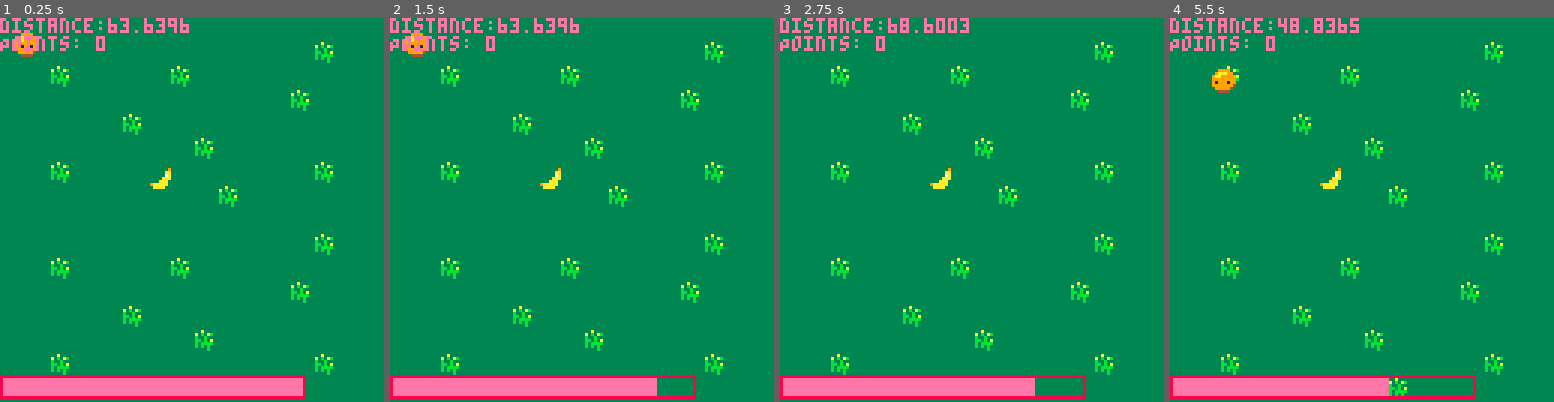
Above: before the commit, frames 1-4 (left to right).
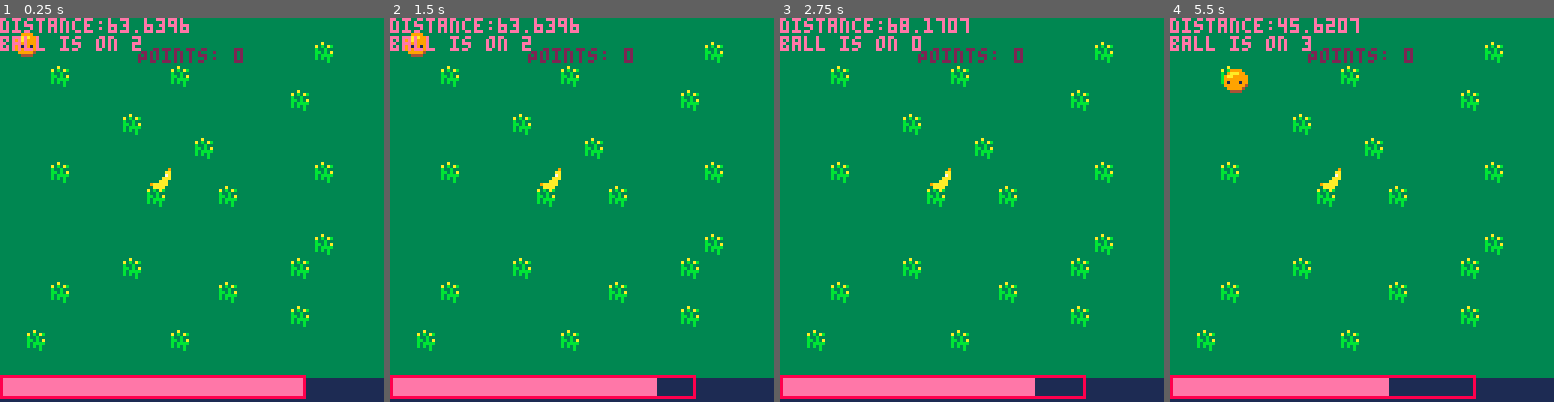
Above: after the commit, the same moments.

Repository: douglashellowell/pico_game
Game: PICO-8 cartridge pinkcirc.p8
Same seed, same stepped clock (60 frames per second), same inputs: the game is played once before the commit and once after it.
Inputs:
- Up to frame 1 (0.25 s): no input
- Up to frame 2 (1.5 s): tap O (Z key) at 0.33, 0.7, 1.43 s
- Up to frame 3 (2.75 s): hold Left 1.97-2.37 s; tap O (Z key) at 2.22 s; hold Down from 2.42 s (still down)
- Up to frame 4 (5.5 s): release Down at 2.82 s; hold Right 2.87-3.53 s; tap O (Z key) at 3.1, 3.98, 4.87 s; hold Up 3.58-4.08 s; hold Right 4.13-4.53 s; hold Down 4.58-5.08 s; hold Left from 5.13 s (still down)

The runs differ from the first frame. In frame 1, 4.6% of the frame differs, in the area x 0-100%, y 4-100%; in frame 2, 5.0%; in frame 3, 5.3%; in frame 4, 6.1%, in the area x 0-100%, y 0-100%.

Commit message:
add shine

Diff:
--- a/pinkcirc.p8
+++ b/pinkcirc.p8
@@ -9,11 +9,15 @@
 	player.y = 5
 	player.face = 16
 	player.points = 0
-	player.speed = 1
+	player.speed = 2
 	player.energy = 100
 	banana = {}
 	banana.x = 50
 	banana.y = 50
+	shine = {}
+	shine.time = 0
+	shine.x = 0
+	shine.y = 0
 end
 
 function _update()
@@ -38,10 +42,16 @@
 	end
 
 	if(btn(4) and player.energy > 1) then
-	player.speed = 2
+	-- player.speed = player.speed + 1
+	player.speed = adjSpeed(0.5)
 	player.energy = player.energy - 2
 	else
 	player.speed = 1
+	end
+
+	if((mget(player.x /8, player.y/8)) == 3) then
+	-- player.speed = 0.5
+	player.speed = adjSpeed(-0.5)
 	end
 
 	if(distance(player, banana) < 3) then
@@ -49,26 +59,32 @@
 	player.points = player.points + 1
 	banana.x = rnd(110)
 	banana.y = rnd(110)
-	if(player.energy < 70) then
-		player.energy = player.energy + 30
-		else
-		player.energy = 100
-	end
+		if(player.energy < 70) then
+			player.energy = player.energy + 30
+			else
+			player.energy = 100
+		end
 	end
 end
 
 function _draw()
-	cls(2)
-	map(0,0,0,0,16,8)
-	map(0,0,0,64,16,8)
+	-- clear screen
+	cls(1)
+	-- draw map
+	map()
+	-- center camera
+	camera()
+	-- draw player (sprite, x, y)
     spr(player.face,player.x,player.y)
+	-- draw banana
     spr(4,banana.x,banana.y)
-	-- print("player.x:"..player.x)
-	-- print("player.y:"..player.y)
 	rect(0, 119, 101, 126, 8)
 	rectfill(1, 120, player.energy, 125, 14)
 	print("distance:"..distance(player,banana))
-	print("Points: "..player.points)
+	print("ball is on "..mget(player.x /8, player.y/8))
+	str = "Points: "..player.points
+	str_len = #str
+	print(str, 64-str_len*2, 10, 2)
 end
 
 function distance(p0, p1)
@@ -76,9 +92,21 @@
  return sqrt(dx*dx+dy*dy)
 end
 
-function isInbounds()
+-- function isInbounds()
 
+-- end
+
+function adjSpeed(inc)
+target_speed = player.speed + inc
+	if(inc < 0 and target_speed > 0.5) then
+		return target_speed
+	else if (target_speed < 3) then
+		return target_speed
+	else return player.speed
+	end
+	end
 end
+
 __gfx__
 009999000099990033333333333a3333000000900000000000000000000000000000000000000000000000000000000000000000000000000000000000000000
 09aaa99009aaa990333333333a3b3ab300000aa00000000000000000000000000000000000000000000000000000000000000000000000000000000000000000
@@ -96,6 +124,9 @@
 99999994999999940000000000000000000000000000000000000000000000000000000000000000000000000000000000000000000000000000000000000000
 09999940099999400000000000000000000000000000000000000000000000000000000000000000000000000000000000000000000000000000000000000000
 00444400004444000000000000000000000000000000000000000000000000000000000000000000000000000000000000000000000000000000000000000000
+__gff__
+0000000100000000000000000000000000000000000000000000000000000000000000000000000000000000000000000000000000000000000000000000000000000000000000000000000000000000000000000000000000000000000000000000000000000000000000000000000000000000000000000000000000000000
+0000000000000000000000000000000000000000000000000000000000000000000000000000000000000000000000000000000000000000000000000000000000000000000000000000000000000000000000000000000000000000000000000000000000000000000000000000000000000000000000000000000000000000
 __map__
 0202020202020202020202020202020200000000000000000000000000000000000000000000000000000000000000000000000000000000000000000000000000000000000000000000000000000000000000000000000000000000000000000000000000000000000000000000000000000000000000000000000000000000
 0202020202020202020202020203020200000000000000000000000000000000000000000000000000000000000000000000000000000000000000000000000000000000000000000000000000000000000000000000000000000000000000000000000000000000000000000000000000000000000000000000000000000000
@@ -104,7 +135,13 @@
 0202020202030202020202020202020200000000000000000000000000000000000000000000000000000000000000000000000000000000000000000000000000000000000000000000000000000000000000000000000000000000000000000000000000000000000000000000000000000000000000000000000000000000
 0202020202020202030202020202020200000000000000000000000000000000000000000000000000000000000000000000000000000000000000000000000000000000000000000000000000000000000000000000000000000000000000000000000000000000000000000000000000000000000000000000000000000000
 0202030202020202020202020203020200000000000000000000000000000000000000000000000000000000000000000000000000000000000000000000000000000000000000000000000000000000000000000000000000000000000000000000000000000000000000000000000000000000000000000000000000000000
-0202020202020202020302020202020200000000000000000000000000000000000000000000000000000000000000000000000000000000000000000000000000000000000000000000000000000000000000000000000000000000000000000000000000000000000000000000000000000000000000000000000000000000
+0202020202020302020302020202020200000000000000000000000000000000000000000000000000000000000000000000000000000000000000000000000000000000000000000000000000000000000000000000000000000000000000000000000000000000000000000000000000000000000000000000000000000000
+0202020202020202020202020202020200000000000000000000000000000000000000000000000000000000000000000000000000000000000000000000000000000000000000000000000000000000000000000000000000000000000000000000000000000000000000000000000000000000000000000000000000000000
+0202020202020202020202020203020200000000000000000000000000000000000000000000000000000000000000000000000000000000000000000000000000000000000000000000000000000000000000000000000000000000000000000000000000000000000000000000000000000000000000000000000000000000
+0202020202030202020202020302020200000000000000000000000000000000000000000000000000000000000000000000000000000000000000000000000000000000000000000000000000000000000000000000000000000000000000000000000000000000000000000000000000000000000000000000000000000000
+0202030202020202020302020202020200000000000000000000000000000000000000000000000000000000000000000000000000000000000000000000000000000000000000000000000000000000000000000000000000000000000000000000000000000000000000000000000000000000000000000000000000000000
+0202020202020202020202020302020200000000000000000000000000000000000000000000000000000000000000000000000000000000000000000000000000000000000000000000000000000000000000000000000000000000000000000000000000000000000000000000000000000000000000000000000000000000
+0203020202020203020202020202020200000000000000000000000000000000000000000000000000000000000000000000000000000000000000000000000000000000000000000000000000000000000000000000000000000000000000000000000000000000000000000000000000000000000000000000000000000000
 0202020202020202020202020202020200000000000000000000000000000000000000000000000000000000000000000000000000000000000000000000000000000000000000000000000000000000000000000000000000000000000000000000000000000000000000000000000000000000000000000000000000000000
 
 
Not shown, added: .gitignore
Not shown, changed: reference.md
